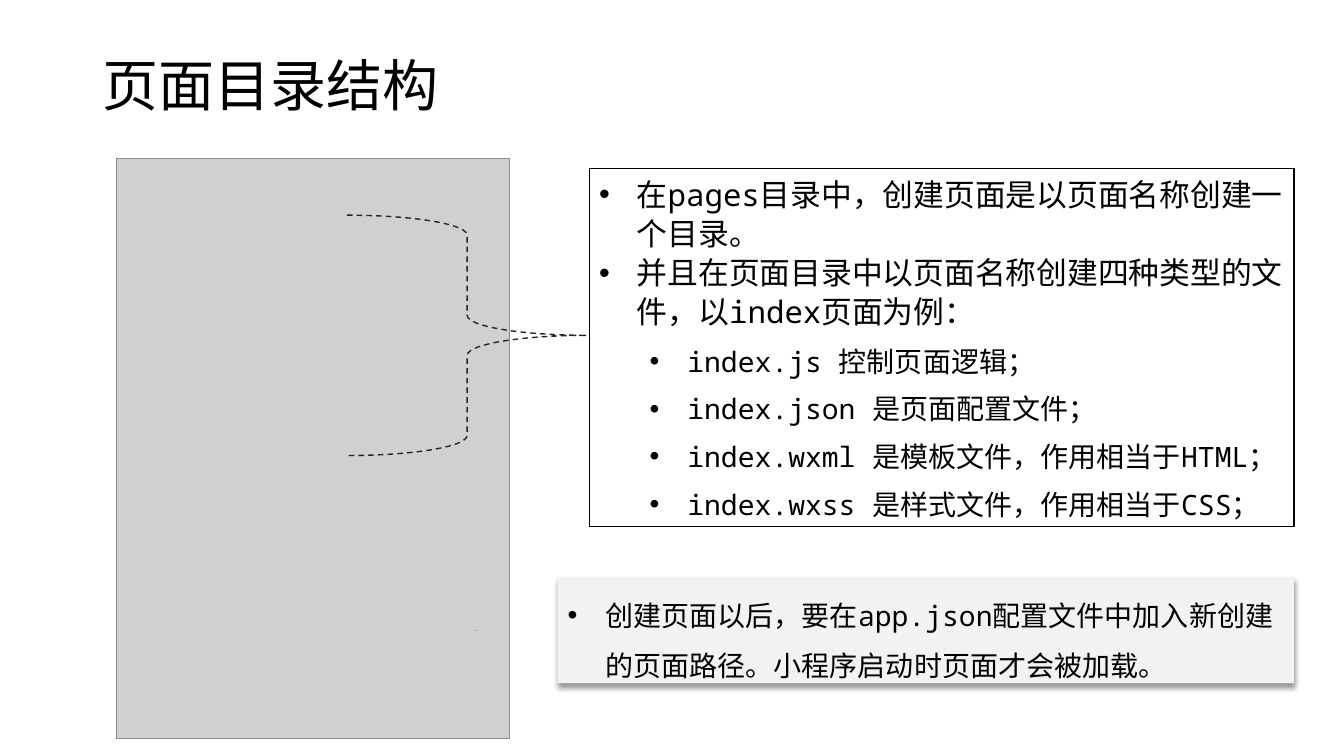
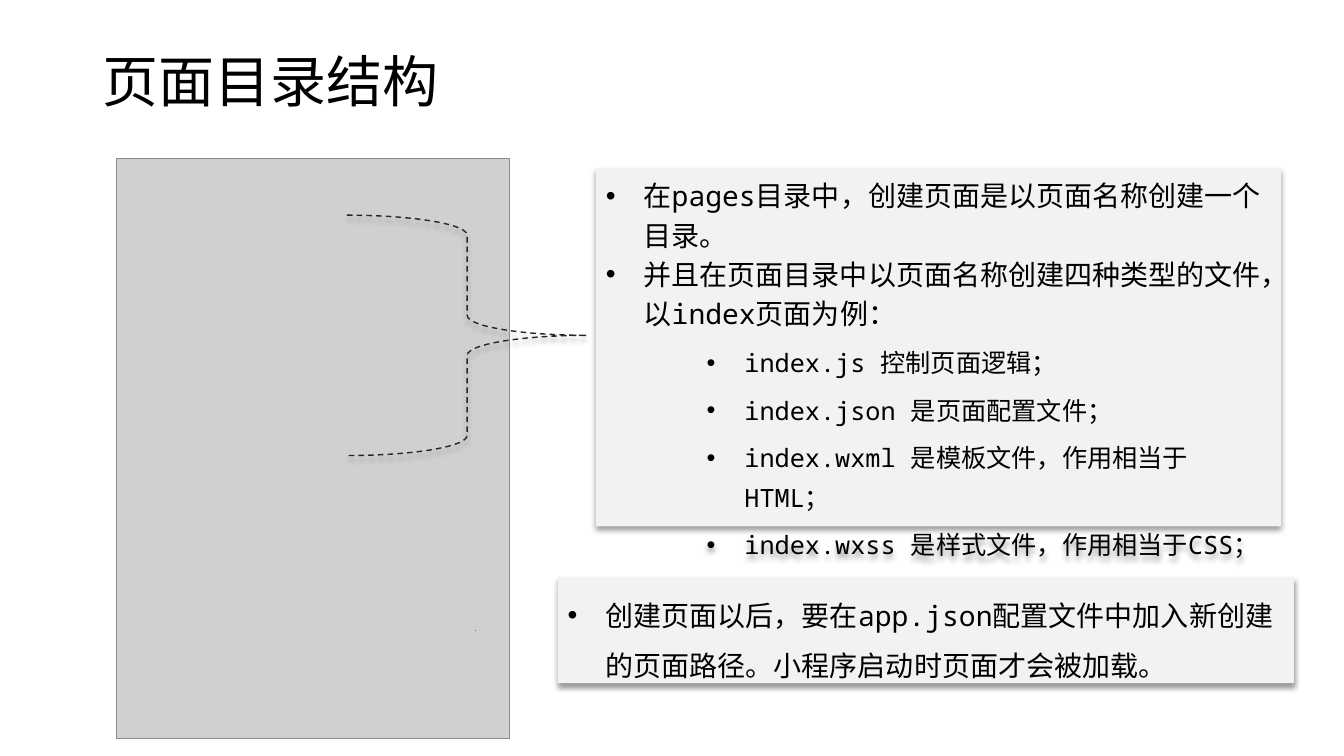
Before and after one commit to edu2act/course-wechat-and-miniprogram, a slide deck: slide 7 of materials/ch02/ch02-第一个小程序和相关说明.pptx. Drawn at 1344x756 pixels with LibreOffice and Linux fonts; fonts in the diff are those of the drawing; grey boxes stand for pictures. Boxes give left, top, right and bottom in pixels: in the first picture for what was removed or moved away, otherwise in the second. Text is boxed around its words. In the diff, an @@ line names an element or a change of style, - is before the commit and + after.

```diff
--- a/materials/ch02/ch02-第一个小程序和相关说明.pptx
+++ b/materials/ch02/ch02-第一个小程序和相关说明.pptx
@@ title "页面目录结构": place and size @@
-title "页面目录结构" at [102,59,438,111]
+title "页面目录结构" at [102,55,438,107]
@@ rectangle "在pages目录中，创建页面是以页面名称创建一个目录。": place and size @@
-rectangle "在pages目录中，创建页面是以页面名称创建一个目录。" at [590,168,1295,526]
+rectangle "在pages目录中，创建页面是以页面名称创建一个目录。" at [596,168,1281,526]
@@ rectangle "在pages目录中，创建页面是以页面名称创建一个目录。" at [596,168,1281,526]: size 22 to 20 pt in "在pages目录中，创建页面是以页面名称创建一个目录。", "并且在页面目录中以页面名称创建四种类型的文件，以index页面为例："; size 20 to 18 pt in "index.js 控制页面逻辑；", "index.json 是页面配置文件；", "index.wxml 是模板文件，作用相当于HTML；", "index.wxss 是样式文件，作用相当于CSS；"; list level 2 to 3 in "index.js 控制页面逻辑；"; list level 2 to 3 in "index.json 是页面配置文件；"; list level 2 to 3 in "index.wxml 是模板文件，作用相当于HTML；"; list level 2 to 3 in "index.wxss 是样式文件，作用相当于CSS；"; fill #FFFFFF to #F2F2F2; outline #000000 1 pt to none; shadow on @@
@@ right brace at [347,215,587,455]: shadow on @@
```
Also in this commit, not shown: 2 other slides changed, 6 other files.
